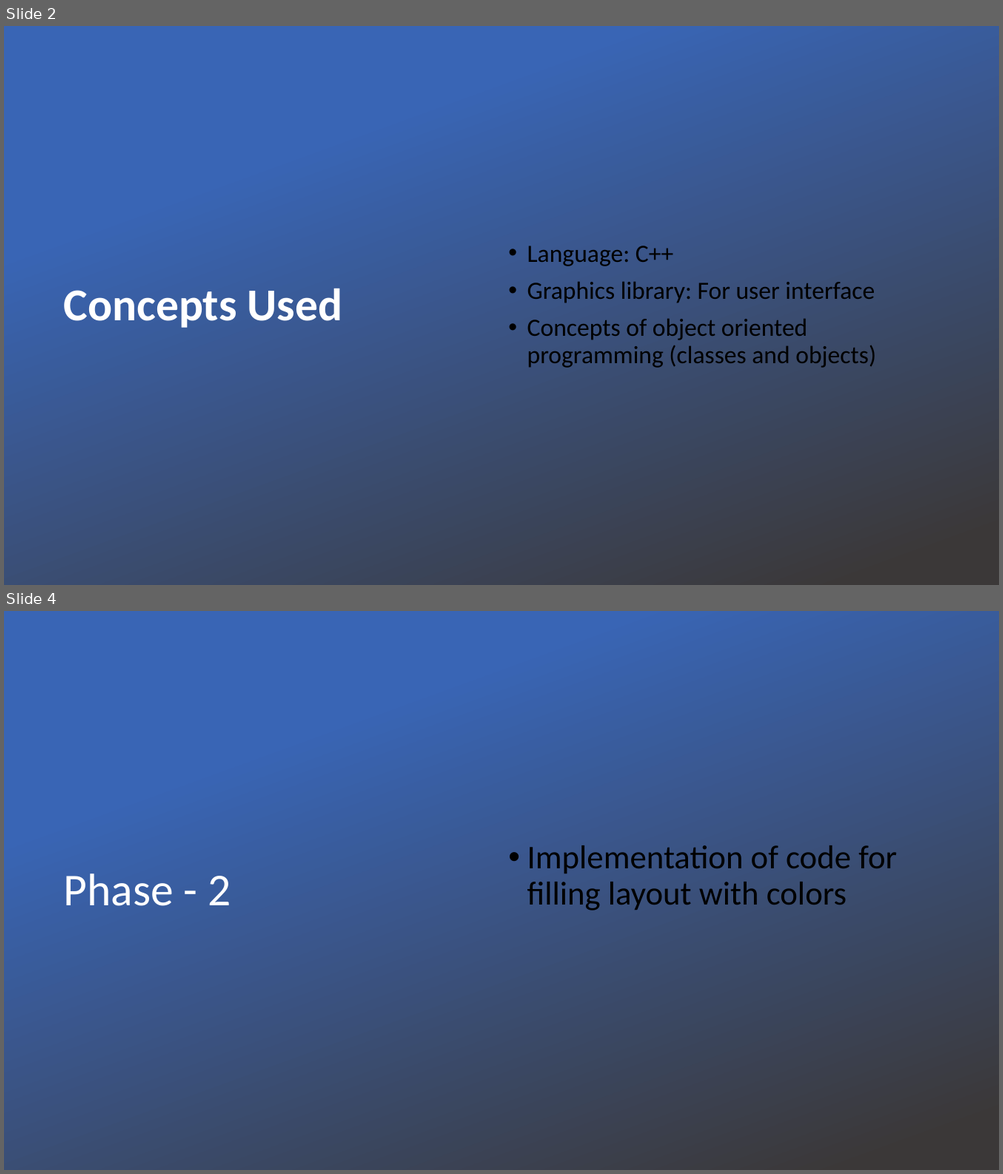
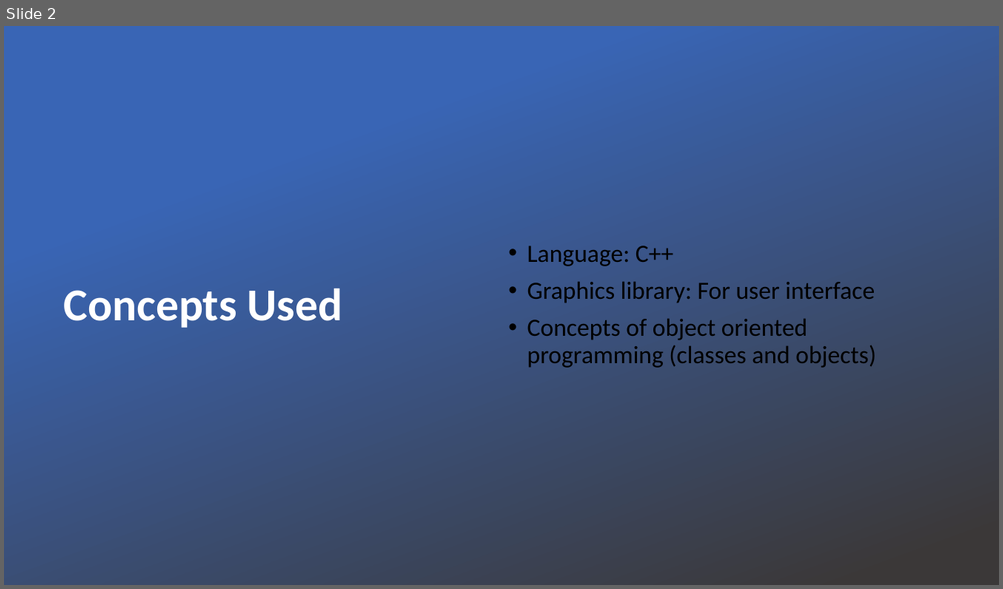
Before and after one commit to NikitaTipule/Ludo-Game, a slide deck: LudoPPT.pptx. Shown one above the other, each under a label of ours: slides 2 and 4 before the commit, slide 2 after it; the slides between them are not shown. The pictures are 1003x1174 and 1003x589 pixels, drawn with LibreOffice and Linux fonts; fonts in the diff are those of the drawing; background and template pictures are left out. Boxes give left, top, right and bottom in pixels: in the first picture for what was removed or moved away, otherwise in the second. Text is boxed around its words. In the diff, an @@ line names an element or a change of style, - is before the commit and + after.

```diff
--- a/LudoPPT.pptx
+++ b/LudoPPT.pptx
@@ slide 4 removed at (4,611,999,1170), background picture (left out) @@
@@ rectangle removed at (4,611,999,1170) @@
@@ text removed at (527,846,896,911) @@
-• Implementation of code for filling layout with colors
@@ title removed at (64,874,231,906) @@
-Phase - 2
```
Also in this commit, not shown: 2 slides changed, 3 slides added, 2 other slides removed, 3 other files.
